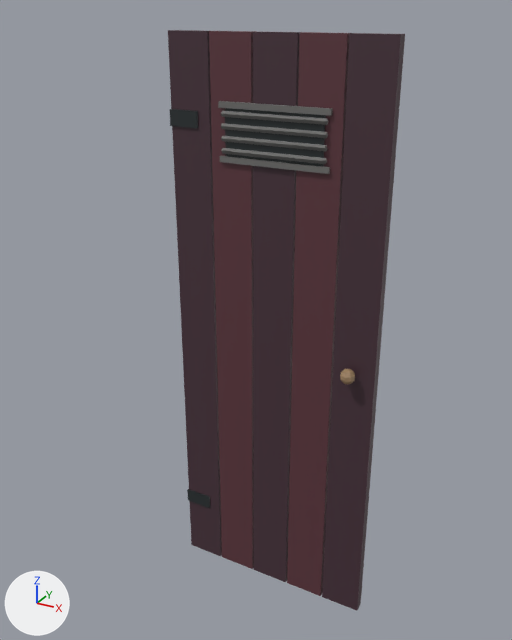
What one commit did to the glTF model models/usa_debara.glb.
The view is the same before and after, from a camera (50 mm lens) standing at (1.327, -1.882, 1.99) and looking at (0.267, 0.044, 1.026). The axes (+X, +Y, +Z) are drawn at lower left. The lights are the same throughout. The first picture is the older version. Vertices at exactly the same position are counted once.

In view in the first picture: 'Usa'.
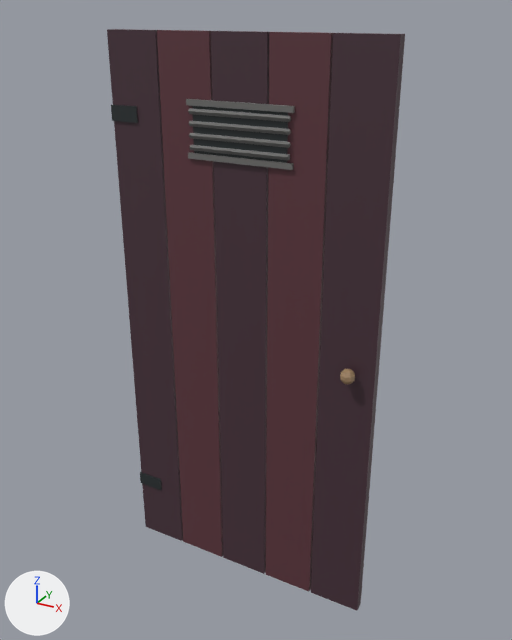
The newer file is also turned or shifted as a whole; pictures and numbers use the older file's frame.

Patch to the scene script:
```diff
--- a/models/usa_debara.glb.py
+++ b/models/usa_debara.glb.py
@@ me_usa @@
 # used by ob_usa; location = (0.0, 0.0, 0.0)
 # before: 32 (0.58, -0.02, 0.0) at pixel (321, 596), 33 (0.58, -0.02, 1.93) at pixel (349, 33), 34 (0.58, 0.02, 0.0), 35 (0.58, 0.02, 1.93) at pixel (354, 33)
-me_usa.from_pydata(...)  # 228 vertices, 372 faces; spans x 0.0..0.72, y -0.07..0.07, z 0.0..1.93
+me_usa.from_pydata(...)  # 228 vertices, 372 faces; spans x -0.23..0.72, y -0.07..0.07, z 0.0..1.93
+# me_usa part 1: the loose piece of 8 vertices spanning x 0.0..0.14, y -0.02..0.02, z 0.0..1.93 is scaled about its middle by (1.33, 1, 1), then moved by (-0.21, 0.0, 0.0)
+# me_usa part 2: the loose piece of 8 vertices spanning x 0.15..0.28, y -0.02..0.02, z 0.0..1.93 is scaled about its middle by (1.33, 1, 1), then moved by (-0.16, 0.0, 0.0)
+# me_usa part 3: the loose piece of 8 vertices spanning x 0.29..0.43, y -0.02..0.02, z 0.0..1.93 is scaled about its middle by (1.33, 1, 1), then moved by (-0.12, 0.0, 0.0)
+# me_usa part 4: the loose piece of 8 vertices spanning x 0.44..0.57, y -0.02..0.02, z 0.0..1.93 is scaled about its middle by (1.33, 1, 1), then moved by (-0.07, 0.0, 0.0)
+# me_usa part 5: the loose piece of 8 vertices spanning x 0.2..0.52, y -0.02, z 1.58..1.72 is moved by (-0.12, 0.0, 0.0)
+# me_usa part 6: the loose piece of 8 vertices spanning x 0.19..0.53, y -0.03..-0.02, z 1.59..1.6 is moved by (-0.12, 0.0, 0.0)
+# me_usa part 7: the loose piece of 8 vertices spanning x 0.19..0.53, y -0.03..-0.02, z 1.62..1.64 is moved by (-0.12, 0.0, 0.0)
+# me_usa part 8: the loose piece of 8 vertices spanning x 0.19..0.53, y -0.03..-0.02, z 1.66..1.68 is moved by (-0.12, 0.0, 0.0)
+# me_usa part 9: the loose piece of 8 vertices spanning x 0.19..0.53, y -0.03..-0.02, z 1.7..1.71 is moved by (-0.12, 0.0, 0.0)
+# me_usa part 10: the loose piece of 8 vertices spanning x 0.18..0.54, y -0.03..-0.02, z 1.72..1.74 is moved by (-0.12, 0.0, 0.0)
+# me_usa part 11: the loose piece of 8 vertices spanning x 0.18..0.54, y -0.03..-0.02, z 1.56..1.58 is moved by (-0.12, 0.0, 0.0)
+# me_usa part 12: the loose piece of 8 vertices spanning x 0.0..0.1, y -0.02, z 0.22..0.28 is moved by (-0.23, 0.0, 0.0)
+# me_usa part 13: the loose piece of 8 vertices spanning x 0.0..0.1, y -0.02, z 1.65..1.7 is moved by (-0.23, 0.0, 0.0)
+# me_usa part 14
+for i in [*range(32, 36)]: me_usa.vertices[i].co += Vector((-0.05, 0.0, 0.0))
+# other edits to the shape of me_usa do not show in these pictures
 me_usa.materials.append(mat_defaultmaterial)
```

Where the change shows, as pixel boxes (x1, y1, x2, y2) in the pictures (512 x 640 px; the box of a moved part takes in the faces that stretch with it):
'Usa', reshaped (26% wider): before (168, 30, 405, 611); after (107, 29, 405, 611)
part 1 of me_usa, moved or reshaped: before (168, 30, 222, 556); after (107, 29, 183, 541)
part 2 of me_usa, moved or reshaped: before (209, 31, 257, 569); after (157, 30, 223, 557)
part 3 of me_usa, moved or reshaped: before (253, 32, 301, 582); after (211, 31, 269, 574)
part 4 of me_usa, moved or reshaped: before (287, 32, 350, 596); after (266, 32, 333, 591)
part 5 of me_usa, moved or reshaped: before (225, 108, 326, 166); after (192, 106, 288, 163)
part 6 of me_usa, moved or reshaped: before (221, 148, 327, 164); after (189, 145, 290, 160)
part 7 of me_usa, moved or reshaped: before (221, 136, 328, 151); after (189, 133, 291, 148)
part 8 of me_usa, moved or reshaped: before (221, 123, 328, 138); after (188, 121, 291, 135)
part 9 of me_usa, moved or reshaped: before (220, 111, 329, 125); after (188, 108, 291, 122)
part 10 of me_usa, moved or reshaped: before (218, 101, 333, 116); after (186, 99, 295, 113)
part 11 of me_usa, moved or reshaped: before (219, 156, 330, 174); after (188, 152, 293, 170)
part 12 of me_usa, moved or reshaped: before (187, 489, 210, 508); after (140, 472, 162, 490)
part 13 of me_usa, moved or reshaped: before (169, 109, 198, 128); after (111, 105, 138, 123)
part 14 of me_usa, moved or reshaped: before (322, 33, 401, 611); after (311, 33, 401, 611)
